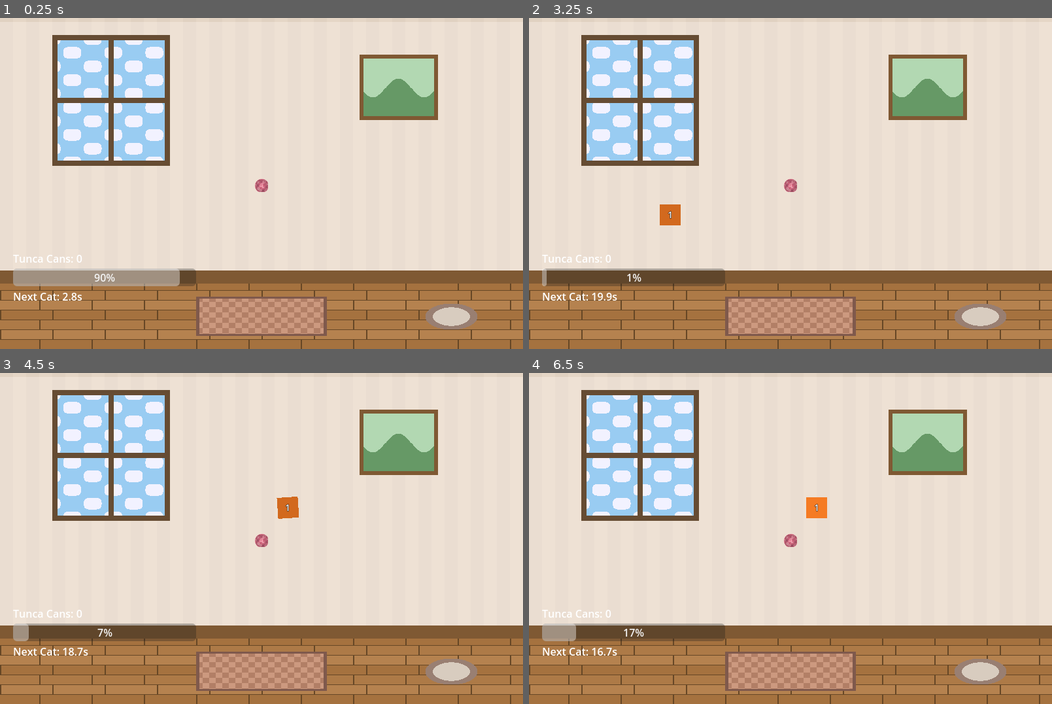
Above: before the commit, frames 1-4 (two rows, left to right).
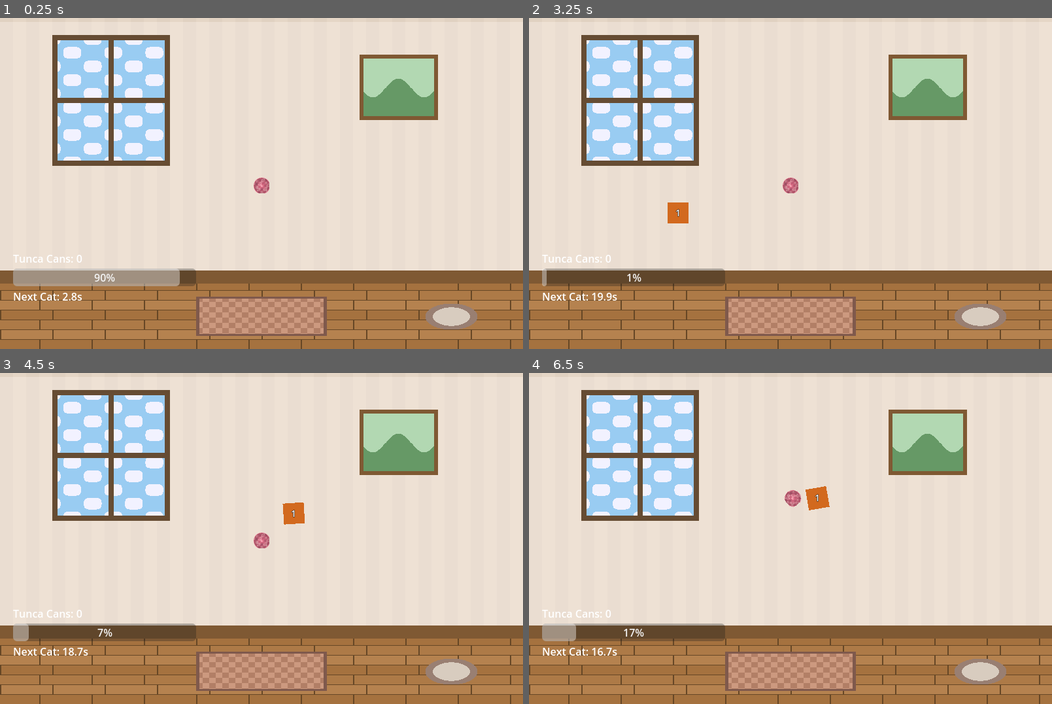
Above: after the commit, the same moments.

Repository: Calicorio/cat-fusion
Game: Godot game, scene res://main.tscn
The game is run twice, just before and just after one commit, with the same random seed, the same clock (stepped at 60 frames per second) and the same inputs.
Inputs (mouse positions are in pixels of both pictures, inside the frame that each line leads up to):
- Up to frame 1 (0.25 s): no input
- Up to frame 2 (3.25 s): move the mouse to (905, 133) at 0.52 s; click (905, 133) at 0.67 s; tap Enter at 1.25, 2.75 s; drag from (685, 173) to (764, 229) at 1.27 s; tap Space at 2 s; move the mouse to (842, 67) at 2.02 s; click (842, 67) at 2.17 s; drag from (764, 229) to (633, 94) at 2.77 s
- Up to frame 3 (4.5 s): drag from (141, 568) to (287, 508) at 3.52 s; drag from (104, 449) to (287, 508) at 4.27 s
- Up to frame 4 (6.5 s): move the mouse to (816, 508) at 5.02 s; click (816, 508) at 5.17 s; drag from (712, 409) to (685, 528) at 5.77 s

The runs differ from the first frame. In frame 1, less than 0.1% of the frame differs, in the area x 48-52%, y 48-53%; in frame 2, 0.3%; in frame 3, 0.3%; in frame 4, 0.6%, in the area x 48-58%, y 34-53%.

Commit message:
fix play with ball

Diff:
--- a/data/config/progression_design.json
+++ b/data/config/progression_design.json
@@ -11,7 +11,7 @@
       "size_multiplier": 1.0,
       "rarity_color": "#FFFFFF",
       "archetypes": ["tabby", "gray", "black", "white", "orange"],
-      "behaviors": ["idle", "walk", "sit", "meow"],
+      "behaviors": ["idle", "walk", "sit", "meow", "play"],
       "has_particles": false
     },
     "house": {
@@ -20,7 +20,7 @@
       "size_multiplier": 1.3,
       "rarity_color": "#7FFF7F",
       "archetypes": ["shorthair", "longhair", "tuxedo", "calico", "siamese"],
-      "behaviors": ["idle", "walk", "sit", "meow", "nap"],
+      "behaviors": ["idle", "walk", "sit", "meow", "nap", "play"],
       "has_particles": false
     },
     "fancy": {
@@ -29,7 +29,7 @@
       "size_multiplier": 1.5,
       "rarity_color": "#7F7FFF",
       "archetypes": ["persian", "maine_coon", "ragdoll", "bengal", "scottish_fold"],
-      "behaviors": ["idle", "walk", "sit", "meow", "nap", "groom"],
+      "behaviors": ["idle", "walk", "sit", "meow", "nap", "groom", "play"],
       "has_particles": false
     },
     "mystical": {
@@ -38,7 +38,7 @@
       "size_multiplier": 1.8,
       "rarity_color": "#FF7FFF",
       "archetypes": ["spirit", "shadow", "crystal", "aurora", "celestial"],
-      "behaviors": ["idle", "walk", "sit", "meow", "nap", "groom", "magic"],
+      "behaviors": ["idle", "walk", "sit", "meow", "nap", "groom", "play", "magic"],
       "has_particles": true
     },
     "legendary": {
@@ -47,7 +47,7 @@
       "size_multiplier": 2.2,
       "rarity_color": "#FFD700",
       "archetypes": ["phoenix", "dragon", "thunder", "frost", "void"],
-      "behaviors": ["idle", "walk", "sit", "meow", "nap", "groom", "magic", "special"],
+      "behaviors": ["idle", "walk", "sit", "meow", "nap", "groom", "play", "magic", "special"],
       "has_particles": true
     },
     "cosmic": {
@@ -56,7 +56,7 @@
       "size_multiplier": 2.5,
       "rarity_color": "#FF00FF",
       "archetypes": ["nebula", "supernova", "blackhole", "quantum", "infinity"],
-      "behaviors": ["idle", "walk", "sit", "meow", "nap", "groom", "magic", "special", "cosmic"],
+      "behaviors": ["idle", "walk", "sit", "meow", "nap", "groom", "play", "magic", "special", "cosmic"],
       "has_particles": true
     }
   },
--- a/project.godot
+++ b/project.godot
@@ -20,19 +20,18 @@
 SaveManager="*res://scripts/autoload/save_manager.gd"
 GameManager="*res://scripts/autoload/game_manager.gd"
 
-[input]
-
-touch="InputEventScreenTouch"
-
 [display]
 
 window/size/viewport_width=800
 window/size/viewport_height=600
 window/stretch/mode="viewport"
-window/stretch/aspect="keep"
 window/handheld/orientation=1
+
+[input]
+
+touch="InputEventScreenTouch"
 
 [rendering]
 
+textures/canvas_textures/default_texture_filter=0
 renderer/rendering_method="mobile"
-textures/canvas_textures/default_texture_filter=0
--- a/scripts/autoload/game_manager.gd
+++ b/scripts/autoload/game_manager.gd
@@ -104,7 +104,7 @@
 		cat_data.name = "Cat Level %d" % level
 		cat_data.base_currency_rate = 1.0
 		cat_data.sprite_size = Vector2(32, 32)
-		cat_data.behavior_set = ["idle", "walk", "sit", "meow"]
+		cat_data.behavior_set = ["idle", "walk", "sit", "meow", "play"]
 		cat_data.tier = get_tier_for_level(level)
 		cat_data_library[level] = cat_data
 	print("Fallback library created with %d levels" % cat_data_library.size())
@@ -130,7 +130,7 @@
 	return {
 		"size_multiplier": 1.0,
 		"rarity_color": "#FFFFFF",
-		"behaviors": ["idle", "walk", "sit", "meow"]
+		"behaviors": ["idle", "walk", "sit", "meow", "play"]
 	}
 
 func _on_save_loaded(save_data: GameSave):
--- a/scripts/systems/ball.gd
+++ b/scripts/systems/ball.gd
@@ -4,10 +4,11 @@
 @onready var collision: CollisionShape2D = $Collision
 
 var ball_color: Color = Color(0.85, 0.55, 0.65)  # Pink yarn ball
-var ball_radius: float = 10.0
-var friction: float = 0.92  # More friction - slows down faster
-var min_velocity: float = 3.0
-var bounce_factor: float = 0.5  # Less bouncy
+var ball_radius: float = 12.0  # Slightly larger for visibility
+var friction: float = 0.96  # Less friction - rolls longer
+var pushed_friction: float = 0.99  # Almost no friction when actively pushed
+var min_velocity: float = 2.0
+var bounce_factor: float = 0.6  # Slightly bouncy
 
 var room_bounds: Rect2 = Rect2(50, 100, 700, 400)
 var is_being_pushed: bool = false  # Visual indicator when cat is pushing
@@ -81,8 +82,10 @@
 	collision.shape = shape
 
 func _physics_process(delta):
-	# Apply friction (less if being pushed)
-	if not is_being_pushed:
+	# Apply friction (much less if being pushed)
+	if is_being_pushed:
+		velocity *= pushed_friction
+	else:
 		velocity *= friction
 
 	# Stop if moving very slowly
@@ -91,16 +94,21 @@
 		is_being_pushed = false
 		return
 
-	# Rotate sprite based on movement (rolling effect)
+	# Rotate sprite based on movement (rolling effect) - more visible rotation
 	if sprite and velocity.length() > 0:
-		var roll_speed = velocity.length() * 0.1
+		var roll_speed = velocity.length() * 0.15
 		sprite.rotation += roll_speed * delta * sign(velocity.x)
 
-	# Move and handle room boundary collision
-	var collision_info = move_and_collide(velocity * delta)
-
-	if collision_info:
-		velocity = velocity.bounce(collision_info.get_normal()) * bounce_factor
+	# When being pushed by cat, move directly (ignore cat collision)
+	# Otherwise use move_and_collide for bouncing off walls/objects
+	if is_being_pushed:
+		# Direct position update - cat is pushing us
+		global_position += velocity * delta
+	else:
+		# Normal physics with collision
+		var collision_info = move_and_collide(velocity * delta)
+		if collision_info:
+			velocity = velocity.bounce(collision_info.get_normal()) * bounce_factor
 
 	# Bounce off room boundaries
 	check_room_bounds()
@@ -142,6 +150,7 @@
 	# Gentle continuous push - used when cat is walking with ball
 	velocity = direction.normalized() * speed
 	is_being_pushed = true
+	print("Ball: gentle_push called! dir=%s speed=%.1f velocity=%s" % [direction, speed, velocity])
 
 func stop_push():
 	is_being_pushed = false
--- a/scripts/systems/cat.gd
+++ b/scripts/systems/cat.gd
@@ -42,9 +42,9 @@
 var play_pause_timer: float = 0.0
 var _push_direction: Vector2 = Vector2.RIGHT
 var _push_direction_timer: float = 0.0
-const PLAY_PUSH_SPEED: float = 30.0  # Slow gentle push
-const PLAY_APPROACH_DISTANCE: float = 25.0
-const PLAY_TOUCH_DISTANCE: float = 18.0  # Close enough to push
+const PLAY_PUSH_SPEED: float = 40.0  # Gentle push speed
+const PLAY_APPROACH_DISTANCE: float = 45.0  # Must be > collision radii combined (~32px)
+const PLAY_TOUCH_DISTANCE: float = 45.0  # Close enough to push
 
 func _ready():
 	# Defer setup to ensure all nodes are ready
@@ -517,12 +517,22 @@
 
 func start_playing_with_ball(ball: Node2D):
 	if not ball:
-		return
-
+		print("Cat %d: start_playing_with_ball called but ball is null!" % level)
+		return
+
+	# Don't reset if already playing with this ball
+	if is_playing_with_ball and target_ball == ball:
+		print("Cat %d: Already playing with ball, continuing..." % level)
+		return
+
+	print("Cat %d: START PLAYING WITH BALL!" % level)
 	is_playing_with_ball = true
 	target_ball = ball
 	play_state = "approaching"
 	_push_direction_timer = 0.0
+
+	# Visual indicator: slightly brighter/excited look
+	modulate = Color(1.1, 1.15, 1.0)  # Warm excited tint
 
 	# Face the ball
 	if sprite:
@@ -539,9 +549,13 @@
 	_push_direction_timer = 0.0
 	velocity = Vector2.ZERO
 
-	# Reset rotation
-	if sprite:
-		sprite.rotation_degrees = 0
+	# Stop paw animation and reset rotation
+	_stop_paw_animation()
+
+	# Reset visual modulation
+	_apply_tier_effects()
+
+var _debug_timer: float = 0.0
 
 func process_ball_play(delta):
 	if not target_ball or not is_instance_valid(target_ball):
@@ -554,6 +568,12 @@
 
 	var ball_pos = target_ball.global_position
 	var distance_to_ball = global_position.distance_to(ball_pos)
+
+	# Debug print every second
+	_debug_timer += delta
+	if _debug_timer > 1.0:
+		_debug_timer = 0.0
+		print("Cat %d: play_state=%s dist=%.1f (approach=%.1f touch=%.1f)" % [level, play_state, distance_to_ball, PLAY_APPROACH_DISTANCE, PLAY_TOUCH_DISTANCE])
 
 	match play_state:
 		"approaching":
@@ -572,6 +592,14 @@
 				_start_paw_animation()
 
 		"pushing":
+			# If ball got too far, go back to approaching
+			if distance_to_ball > PLAY_APPROACH_DISTANCE * 2.0:
+				play_state = "approaching"
+				_stop_paw_animation()
+				if target_ball.has_method("stop_push"):
+					target_ball.stop_push()
+				return
+
 			# Walk slowly while pushing the ball
 			var push_direction = _get_random_push_direction(delta)
 
@@ -583,15 +611,19 @@
 			if sprite:
 				sprite.flip_h = push_direction.x < 0
 
-			# Gently push the ball
-			if distance_to_ball < PLAY_TOUCH_DISTANCE and target_ball.has_method("gentle_push"):
-				target_ball.gentle_push(push_direction, PLAY_PUSH_SPEED * 1.2)
+			# Gently push the ball - push force is higher than cat's speed
+			if distance_to_ball < PLAY_TOUCH_DISTANCE:
+				if target_ball.has_method("gentle_push"):
+					target_ball.gentle_push(push_direction, PLAY_PUSH_SPEED * 1.5)
+				else:
+					print("Cat %d: ball has no gentle_push method!" % level)
 
 			# Occasionally pause to look at ball
-			if randf() < 0.01:  # Small chance each frame
+			if randf() < 0.008:  # Small chance each frame
 				play_state = "pausing"
-				play_pause_timer = randf_range(0.5, 1.5)
+				play_pause_timer = randf_range(0.8, 2.0)
 				velocity = Vector2.ZERO
+				_stop_paw_animation()
 				if target_ball.has_method("stop_push"):
 					target_ball.stop_push()
 
@@ -627,16 +659,27 @@
 
 	return _push_direction
 
+var paw_tween: Tween = null
+
 func _start_paw_animation():
 	if not sprite:
 		return
 
-	# Gentle walking/pawing animation
-	var tween = create_tween()
-	tween.set_loops(0)  # Loop until stopped
-	tween.tween_property(sprite, "rotation_degrees", 5, 0.15)
-	tween.tween_property(sprite, "rotation_degrees", -5, 0.15)
-	tween.tween_property(sprite, "rotation_degrees", 0, 0.15)
+	# Kill existing paw animation if any
+	if paw_tween and paw_tween.is_valid():
+		paw_tween.kill()
+
+	# Gentle walking/pawing animation - loops forever until stopped
+	paw_tween = create_tween()
+	paw_tween.set_loops()  # Infinite looping
+	paw_tween.tween_property(sprite, "rotation_degrees", 8, 0.12)
+	paw_tween.tween_property(sprite, "rotation_degrees", -8, 0.12)
+
+func _stop_paw_animation():
+	if paw_tween and paw_tween.is_valid():
+		paw_tween.kill()
+	if sprite:
+		sprite.rotation_degrees = 0
 
 func _on_currency_generated(amount: int, _gen_position: Vector2):
 	show_currency_popup(amount)
--- a/scripts/systems/cat_behavior_controller.gd
+++ b/scripts/systems/cat_behavior_controller.gd
@@ -1,6 +1,6 @@
 class_name CatBehaviorController extends Node
 
-@export var behavior_set: Array = ["idle", "walk", "sit", "meow"]
+@export var behavior_set: Array = ["idle", "walk", "sit", "meow", "play"]
 @export var current_behavior: String = "idle"
 @export var behavior_timer: float = 0.0
 
@@ -10,7 +10,7 @@
 	"walk": [1.0, 3.0],
 	"sit": [3.0, 6.0],
 	"meow": [0.5, 1.0],
-	"play": [2.0, 4.0],
+	"play": [6.0, 12.0],  # Longer duration to reach and play with ball
 	"nap": [4.0, 8.0],
 	"groom": [2.0, 4.0]
 }
@@ -89,9 +89,11 @@
 
 func execute_play():
 	# Try to play with the ball if it exists
+	print("BehaviorController: execute_play called, room_ball=%s" % GameManager.room_ball)
 	if GameManager.room_ball and cat_owner.has_method("start_playing_with_ball"):
 		cat_owner.start_playing_with_ball(GameManager.room_ball)
 	elif cat_owner.has_method("play_animation"):
+		print("BehaviorController: No ball, just playing animation")
 		cat_owner.play_animation("play")
 
 func execute_nap():
Not shown, changed: CLAUDE.md
